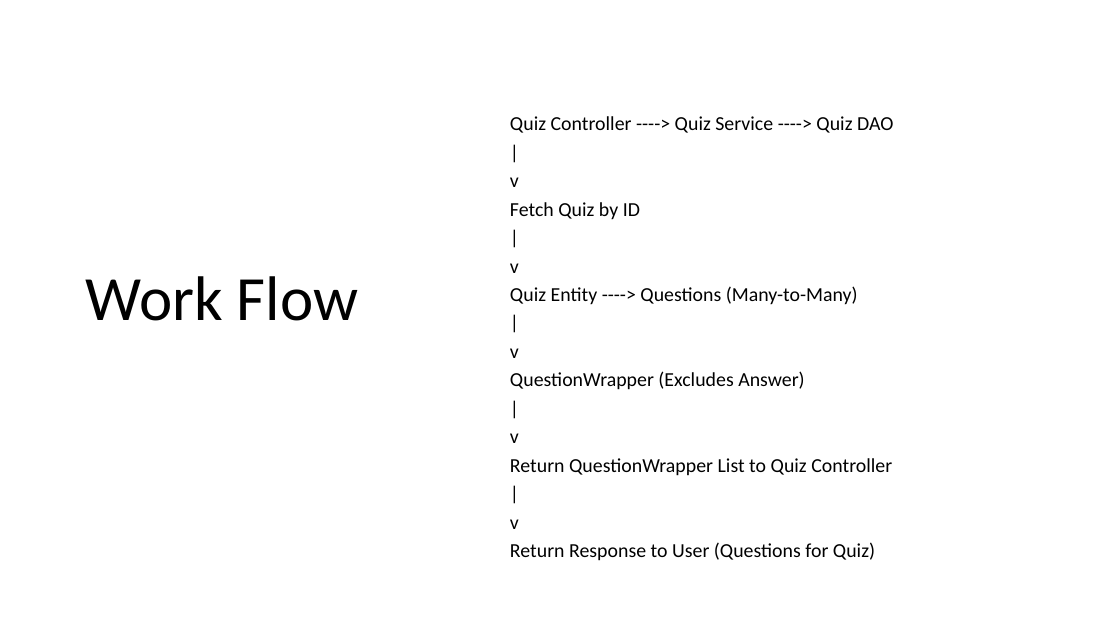
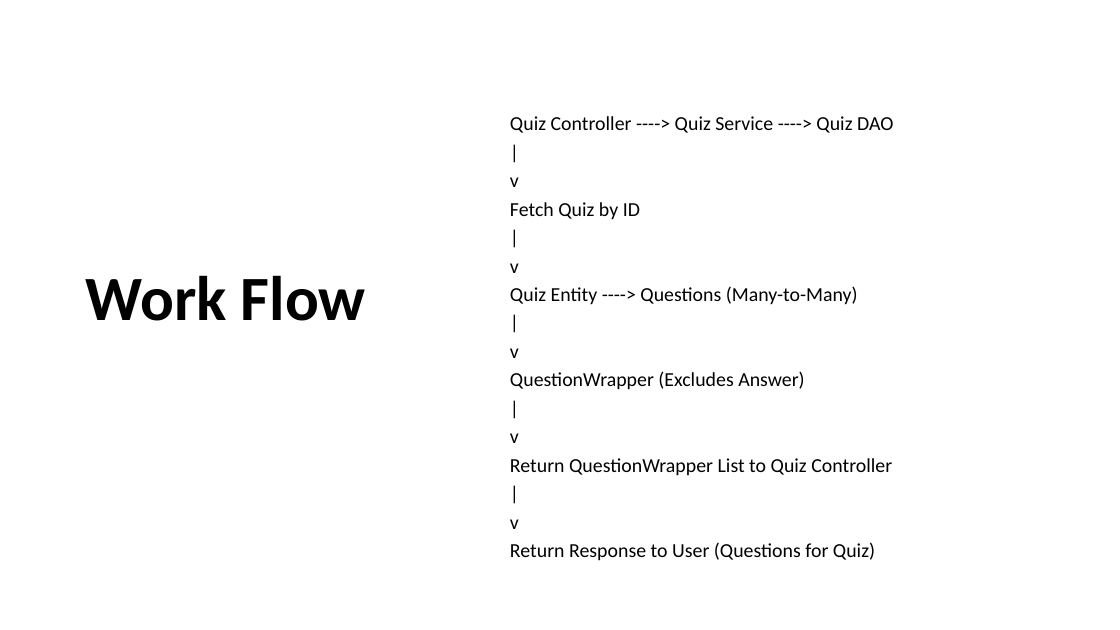
Before and after one commit to priyasdamodharan/QuizApp, a slide deck: slide 9 of QuizApplication.pptx. Drawn at 1120x630 pixels with LibreOffice and Linux fonts; fonts in the diff are those of the drawing. Boxes give left, top, right and bottom in pixels: in the first picture for what was removed or moved away, otherwise in the second. Text is boxed around its words. In the diff, an @@ line names an element or a change of style, - is before the commit and + after.

```diff
--- a/QuizApplication.pptx
+++ b/QuizApplication.pptx
@@ text "Work Flow" at [86, 275, 366, 321]: bold on @@
```
Also in this commit, not shown: 6 other slides changed.
